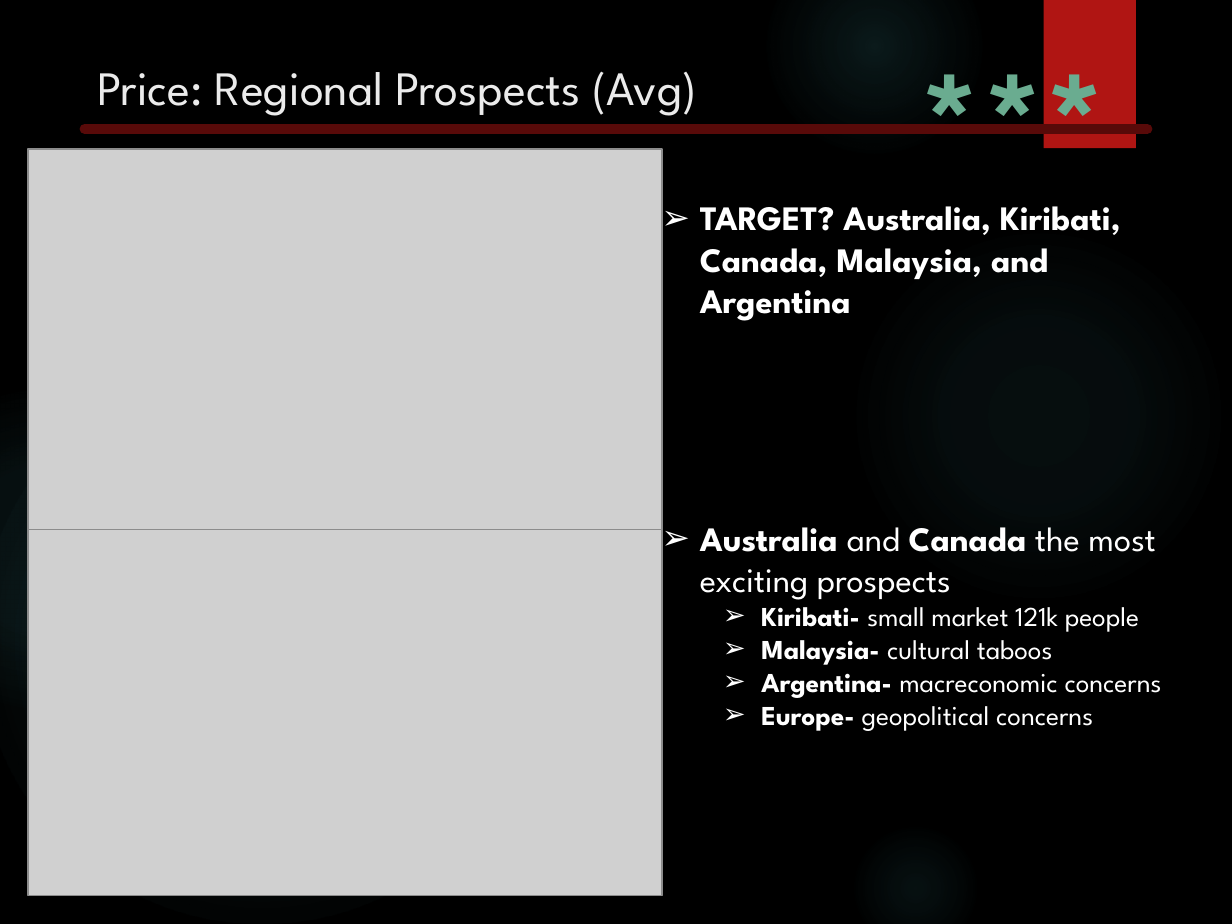
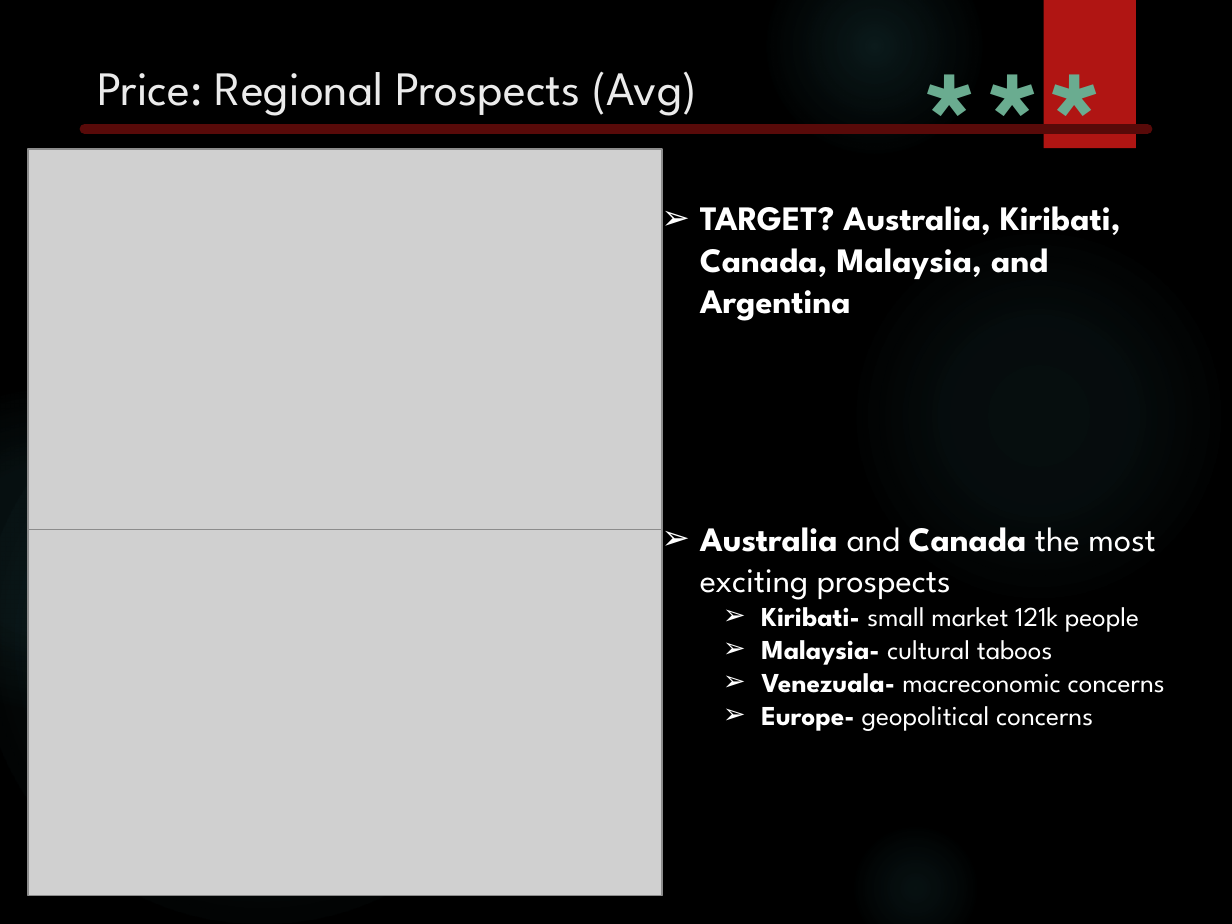
Before and after one commit to ThePennyGoblin/SMU_BootCamp_-Project_1, a slide deck: slide 8 of Marketing Analysis Deck vfinal.pptx (slide 9 before the commit). Drawn at 1232x924 pixels with LibreOffice and Linux fonts; fonts in the diff are those of the drawing; grey boxes stand for pictures; background and template pictures are left out. Boxes give left, top, right and bottom in pixels: in the first picture for what was removed or moved away, otherwise in the second. Text is boxed around its words. In the diff, an @@ line names an element or a change of style, - is before the commit and + after.

```diff
--- a/Marketing Analysis Deck vfinal.pptx
+++ b/Marketing Analysis Deck vfinal.pptx
@@ text at (x1=761, y1=673, x2=1165, y2=693): text changed @@
-  ➢ Argentina- macreconomic concerns
+  ➢ Venezuala- macreconomic concerns
```
Also in this commit, not shown: 3 other slides changed.
